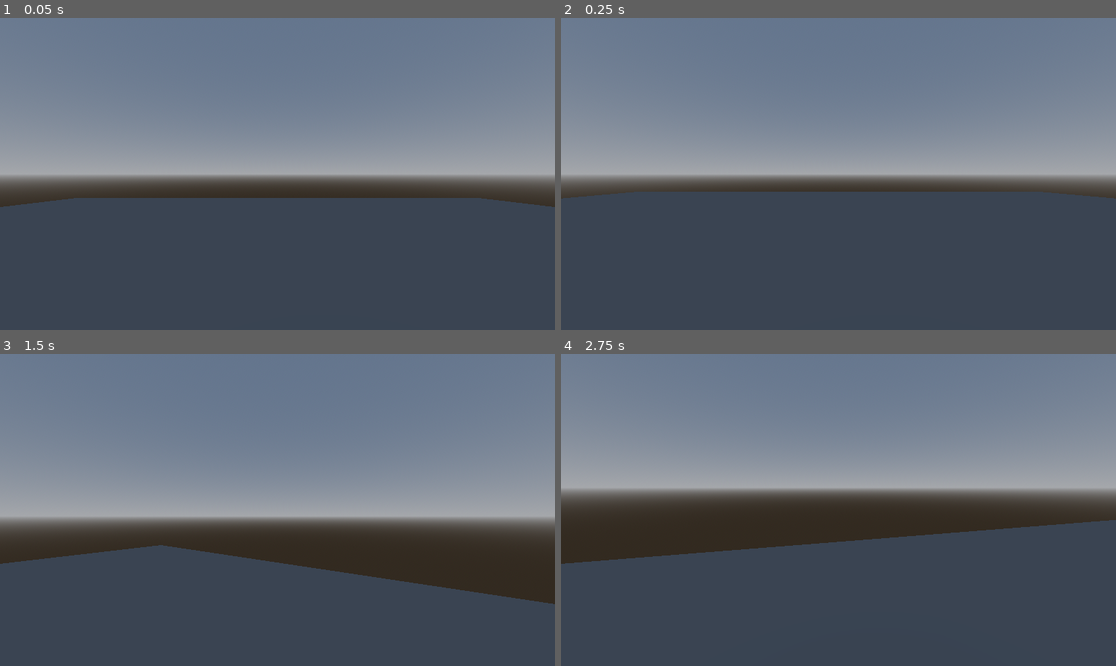
Above: before the commit, frames 1-4 (two rows, left to right).
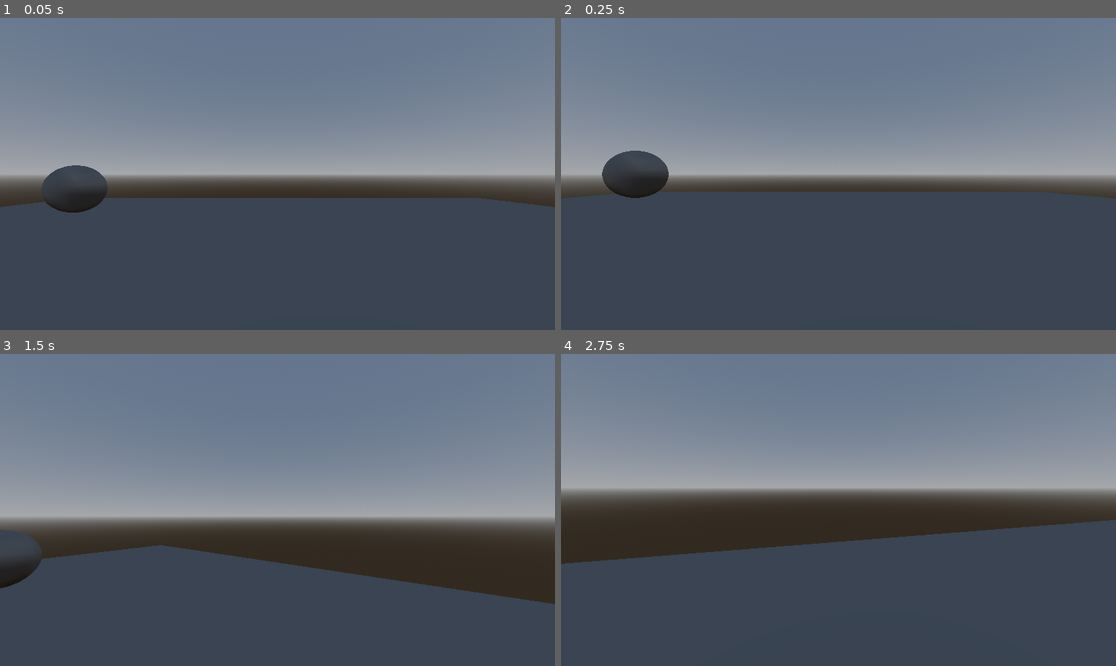
Above: after the commit, the same moments.

Repository: philnewberryls/godot-character-controller-3d
Game: Godot game, scene res://test-scene.tscn
Two runs of this game, one before a commit and one after it. Both use one fixed random seed, a clock stepped at 60 frames per second and the inputs below.
Inputs (mouse positions are in pixels of both pictures, inside the frame that each line leads up to):
- Up to frame 1 (0.05 s): no input
- Up to frame 2 (0.25 s): no input
- Up to frame 3 (1.5 s): tap Enter (ui_accept) at 0.5, 0.6, 1.35 s; move the mouse to (305, 510) at 0.52 s; hold W (move_forward) from 0.53 s (still down); tap Space (jump) at 0.77 s; move the mouse to (249, 510) at 1.27 s
- Up to frame 4 (2.75 s): keep holding W (move_forward); tap Space (jump) at 1.52 s; move the mouse to (849, 503) at 2.02 s; hold Shift (walk_hold) from 2.03 s (still down); tap Enter (ui_accept) at 2.3 s

The runs differ from the first frame. In frame 1, 1.0% of the frame differs, in the area x 7-20%, y 47-63%; in frame 2, 1.4%, in the area x 7-20%, y 42-58%; in frame 3, 0.9%; in frame 4, nothing differs.

Commit message:
Can call from a raycast when pressing the UI_ACCEPT action. Quick commit before making feature fully.

Diff:
--- a/character-controller-3d/character_controller_3d.gd
+++ b/character-controller-3d/character_controller_3d.gd
@@ -21,6 +21,19 @@
 
 func _ready():
 	Input.mouse_mode = Input.MOUSE_MODE_CAPTURED
+
+
+func _process(_delta):
+	if Input.is_action_just_pressed("ui_accept"):
+		var ray_length = 500
+		var mouse_pos = get_viewport().get_mouse_position()
+		var ray_query = PhysicsRayQueryParameters3D.new()
+		var space = get_world_3d().direct_space_state
+		ray_query.from = camera.project_ray_origin(mouse_pos)
+		ray_query.to = ray_query.from + camera.project_ray_normal(mouse_pos) * ray_length
+		ray_query.collide_with_areas = true
+		var raycast_result = space.intersect_ray(ray_query)
+		print(raycast_result)
 
 
 func _physics_process(delta):
--- /dev/null
+++ b/interactable.gd
@@ -0,0 +1,12 @@
+extends StaticBody3D
+class_name Interactable3D
+
+
+# Called when the node enters the scene tree for the first time.
+func _ready():
+	pass # Replace with function body.
+
+
+# Called every frame. 'delta' is the elapsed time since the previous frame.
+func _process(delta):
+	pass
--- a/test-scene.tscn
+++ b/test-scene.tscn
@@ -1,12 +1,17 @@
-[gd_scene load_steps=7 format=3 uid="uid://gdtogsxeswo"]
+[gd_scene load_steps=10 format=3 uid="uid://gdtogsxeswo"]
 
 [ext_resource type="PackedScene" uid="uid://cwnd3rnn5sslm" path="res://character-controller-3d/character_controller_3d.tscn" id="1_b0brw"]
+[ext_resource type="Script" path="res://interactable.gd" id="2_dasgn"]
 
 [sub_resource type="BoxMesh" id="BoxMesh_55cm1"]
 size = Vector3(20, 0.2, 20)
 
 [sub_resource type="BoxShape3D" id="BoxShape3D_p6tx5"]
 size = Vector3(20, 0.2, 20)
+
+[sub_resource type="SphereMesh" id="SphereMesh_h0v4h"]
+
+[sub_resource type="SphereShape3D" id="SphereShape3D_hicet"]
 
 [sub_resource type="ProceduralSkyMaterial" id="ProceduralSkyMaterial_jn4qf"]
 
@@ -33,5 +38,17 @@
 [node name="CollisionShape3D" type="CollisionShape3D" parent="World/Floor"]
 shape = SubResource("BoxShape3D_p6tx5")
 
+[node name="Interactable" type="StaticBody3D" parent="World"]
+transform = Transform3D(1, 0, 0, 0, 1, 0, 0, 0, 1, -4.28155, 0, -4.3411)
+script = ExtResource("2_dasgn")
+
+[node name="MeshInstance3D" type="MeshInstance3D" parent="World/Interactable"]
+mesh = SubResource("SphereMesh_h0v4h")
+
+[node name="Area3D" type="Area3D" parent="World/Interactable"]
+
+[node name="CollisionShape3D" type="CollisionShape3D" parent="World/Interactable/Area3D"]
+shape = SubResource("SphereShape3D_hicet")
+
 [node name="WorldEnvironment" type="WorldEnvironment" parent="."]
 environment = SubResource("Environment_yyon3")
